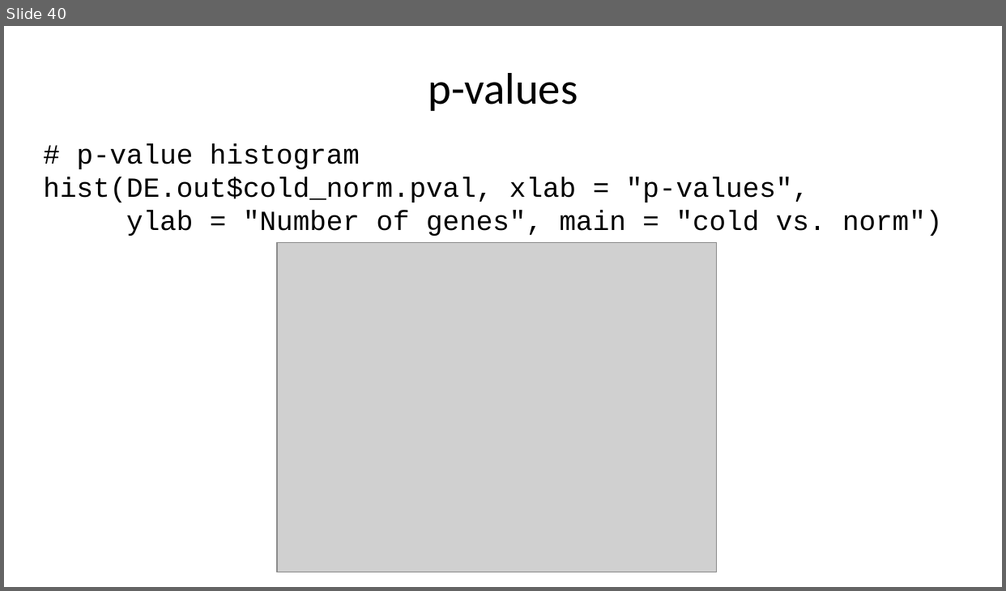
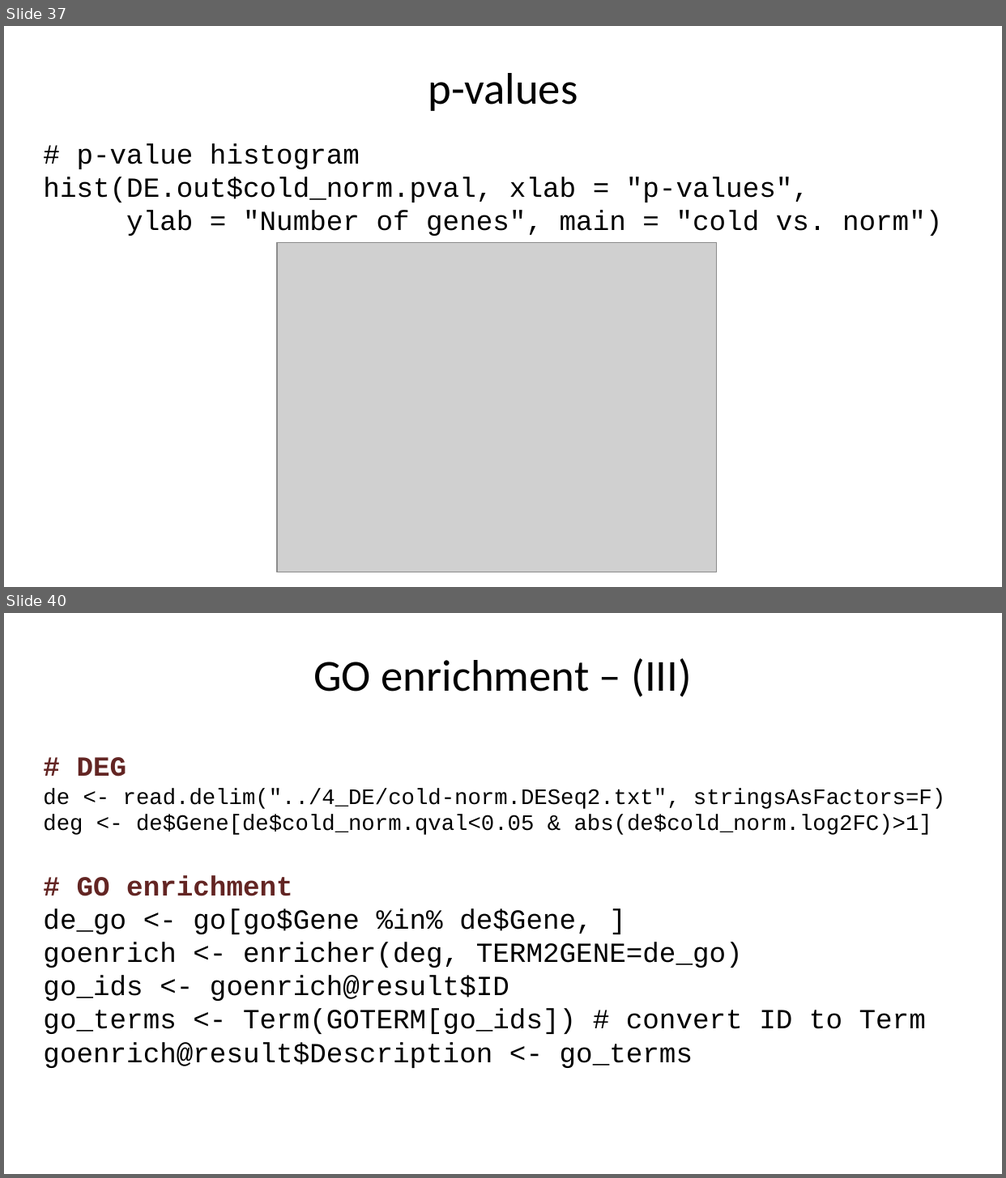
Before and after one commit to liu3zhenlab/teaching, a slide deck: PLPTH813Bioinformatis/2025/2_lab/lab11_DE.pptx. Shown one above the other, each under a label of ours: slide 40 before the commit, slides 37 and 40 after it; the slides between them are not shown. The pictures are 1006x591 and 1006x1178 pixels, drawn with LibreOffice and Linux fonts; fonts in the diff are those of the drawing; grey boxes stand for pictures. Boxes give left, top, right and bottom in pixels: in the first picture for what was removed or moved away, otherwise in the second. Text is boxed around its words. In the diff, an @@ line names an element or a change of style, - is before the commit and + after.

```diff
--- a/PLPTH813Bioinformatis/2025/2_lab/lab11_DE.pptx
+++ b/PLPTH813Bioinformatis/2025/2_lab/lab11_DE.pptx
@@ slide 40 added at (x1=4, y1=613, x2=1002, y2=1174), background #FFFFFF @@
@@ title added at (x1=313, y1=658, x2=691, y2=697), 32 pt, text #000000 @@
+GO enrichment – (III)
@@ text added at (x1=43, y1=757, x2=945, y2=1068), 20 pt, text #000000 @@
+# DEG
+de <- read.delim("../4_DE/cold-norm.DESeq2.txt", stringsAsFactors=F)
+deg <- de$Gene[de$cold_norm.qval<0.05 & abs(de$cold_norm.log2FC)>1]
+# GO enrichment
+de_go <- go[go$Gene %in% de$Gene, ]
+goenrich <- enricher(deg, TERM2GENE=de_go)
+go_ids <- goenrich@result$ID
+go_terms <- Term(GOTERM[go_ids]) # convert ID to Term
+goenrich@result$Description <- go_terms
@@ what was slide 40 is now slide 37 @@
```
Also in this commit, not shown: 9 slides changed, 3 other slides added, 3 slides removed.
